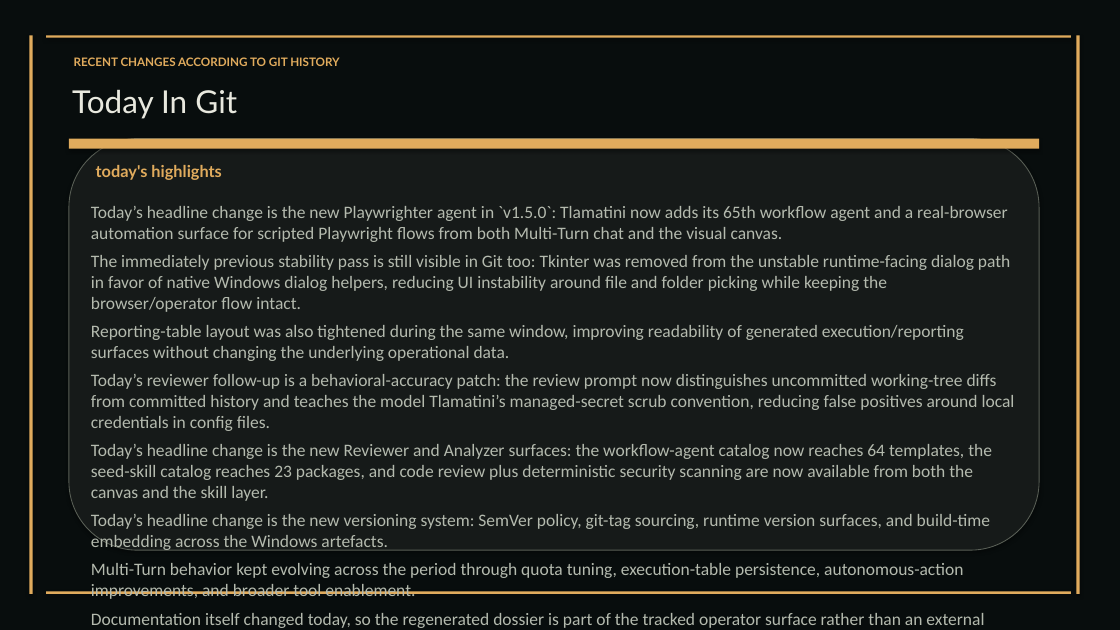
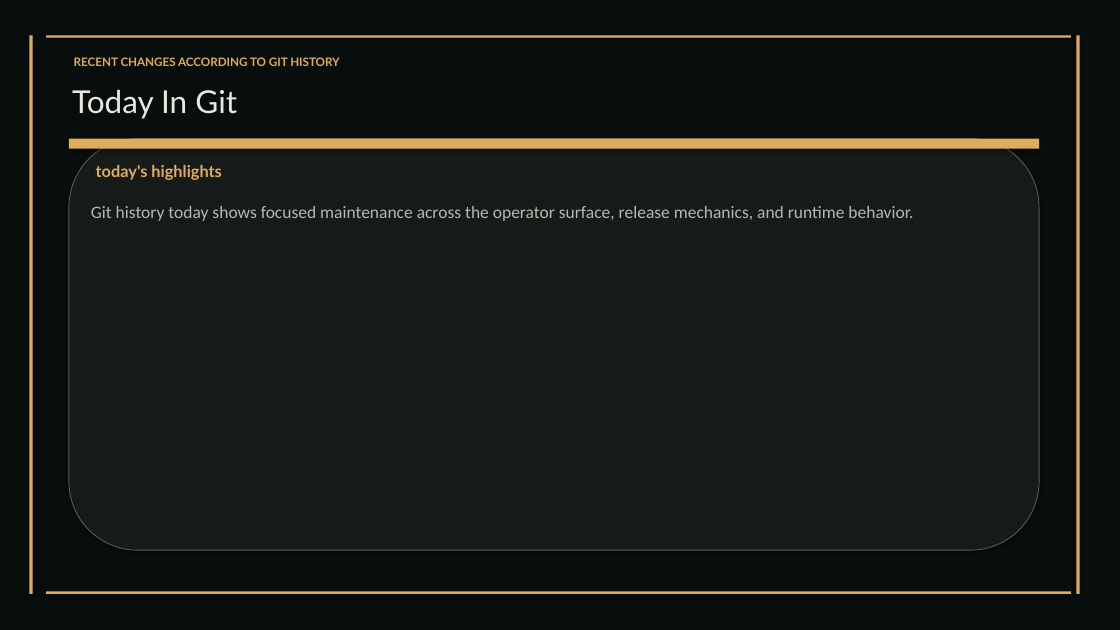
Before and after one commit to XAIHT/Tlamatini, a slide deck: slide 37 of Tlamatini_eXtended_Artificial_Intelligence_Humanly_Tempered.pptx. Drawn at 1120x630 pixels with LibreOffice and Linux fonts; fonts in the diff are those of the drawing. Boxes give left, top, right and bottom in pixels: in the first picture for what was removed or moved away, otherwise in the second. Text is boxed around its words. In the diff, an @@ line names an element or a change of style, - is before the commit and + after.

Commit message:
Updating visual assets, by angelahack1

```diff
--- a/Tlamatini_eXtended_Artificial_Intelligence_Humanly_Tempered.pptx
+++ b/Tlamatini_eXtended_Artificial_Intelligence_Humanly_Tempered.pptx
@@ text at (91, 206, 913, 221): text changed @@
-Today’s headline change is the new Playwrighter agent in `v1.5.0`: Tlamatini now adds its 65th workflow agent and a real-browser automation surface for scripted Playwright flows from both Multi-Turn chat and the visual canvas.
-The immediately previous stability pass is still visible in Git too: Tkinter was removed from the unstable runtime-facing dialog path in favor of native Windows dialog helpers, reducing UI instability around file and folder picking while keeping the browser/operator flow intact.
-Reporting-table layout was also tightened during the same window, improving readability of generated execution/reporting surfaces without changing the underlying operational data.
-Today’s reviewer follow-up is a behavioral-accuracy patch: the review prompt now distinguishes uncommitted working-tree diffs from committed history and teaches the model Tlamatini’s managed-secret scrub convention, reducing false positives around local credentials in config files.
-Today’s headline change is the new Reviewer and Analyzer surfaces: the workflow-agent catalog now reaches 64 templates, the seed-skill catalog reaches 23 packages, and code review plus deterministic security scanning are now available from both the canvas and the skill layer.
-Today’s headline change is the new versioning system: SemVer policy, git-tag sourcing, runtime version surfaces, and build-time embedding across the Windows artefacts.
-Multi-Turn behavior kept evolving across the period through quota tuning, execution-table persistence, autonomous-action improvements, and broader tool enablement.
-Documentation itself changed today, so the regenerated dossier is part of the tracked operator surface rather than an external afterthought.
+Git history today shows focused maintenance across the operator surface, release mechanics, and runtime behavior.
```
Also in this commit, not shown: 2 other slides changed, 2 slides removed, 1 other file.
